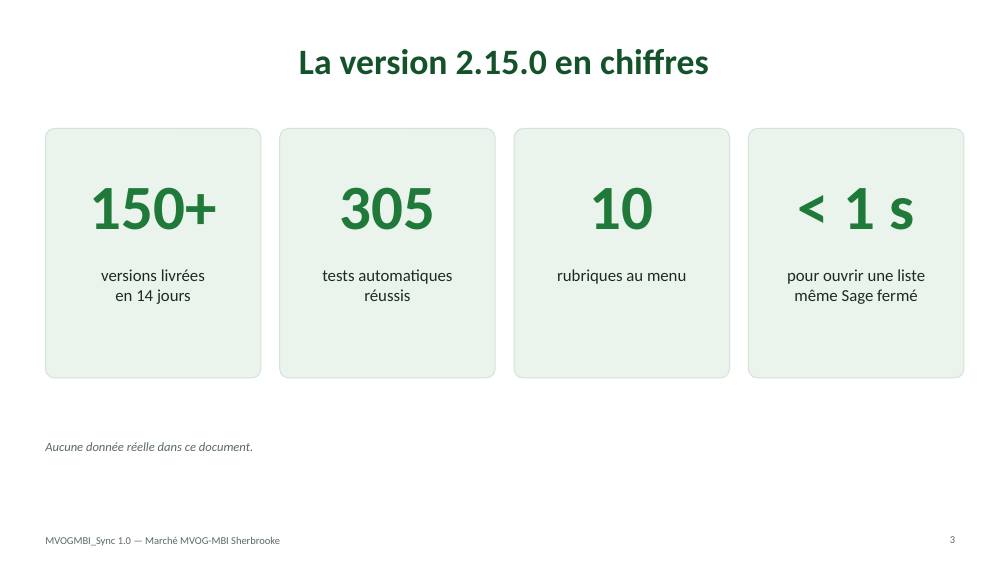
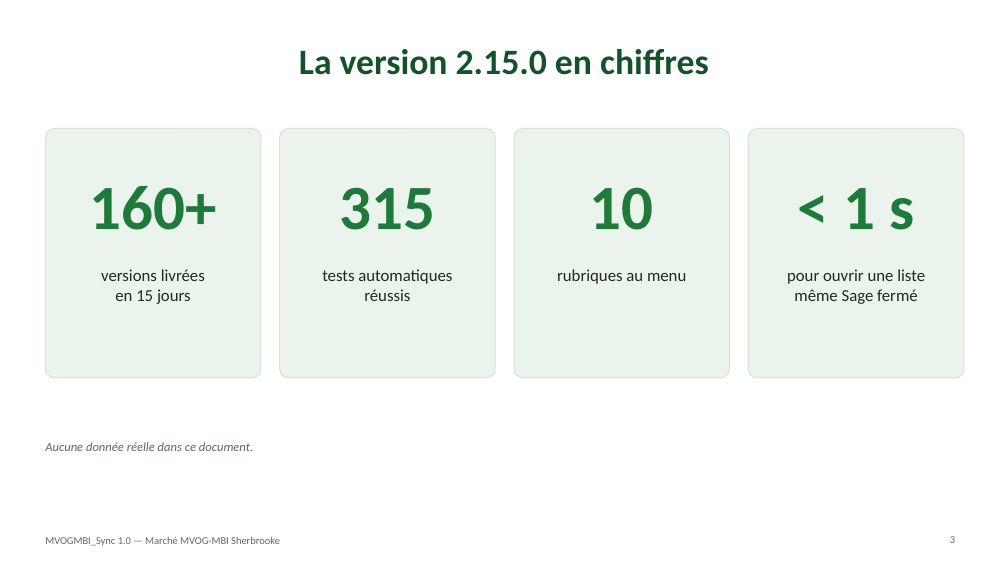
Before and after one commit to mteingueng-dot/MVOGMBI_Sync_2026.1, a slide deck: slide 3 of documentation/Presentation_MVOGMBI_Sync.pptx. Drawn at 1008x567 pixels with LibreOffice and Linux fonts; fonts in the diff are those of the drawing. Boxes give left, top, right and bottom in pixels: in the first picture for what was removed or moved away, otherwise in the second. Text is boxed around its words. In the diff, an @@ line names an element or a change of style, - is before the commit and + after.

```diff
--- a/documentation/Presentation_MVOGMBI_Sync.pptx
+++ b/documentation/Presentation_MVOGMBI_Sync.pptx
@@ text at (x1=89, y1=186, x2=216, y2=230): text changed @@
-150+
+160+
@@ text at (x1=340, y1=187, x2=436, y2=230): text changed @@
-305
+315
@@ text at (x1=115, y1=289, x2=191, y2=304): text changed @@
-en 14 jours
+en 15 jours
```
Also in this commit, not shown: 1 other slide changed, 24 other files.
